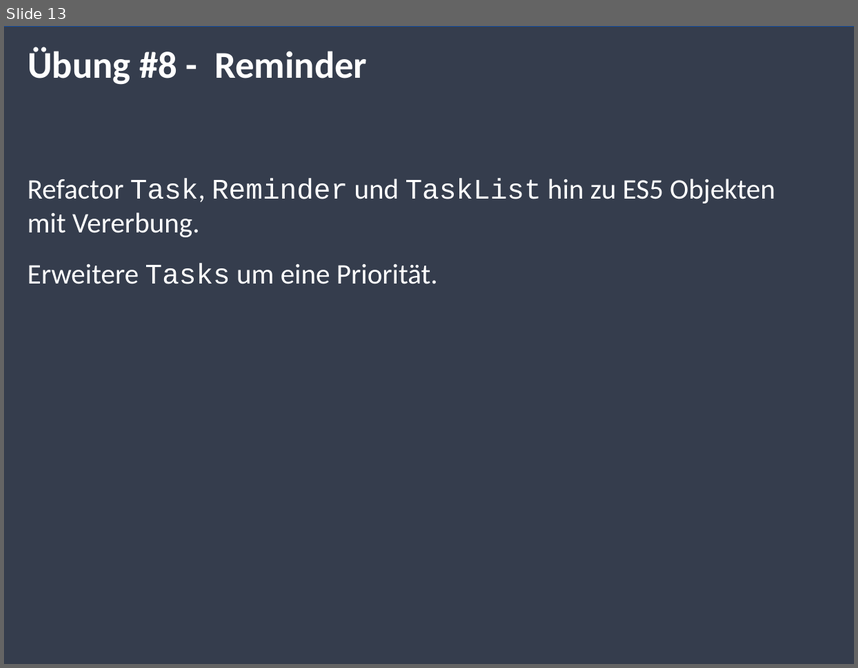
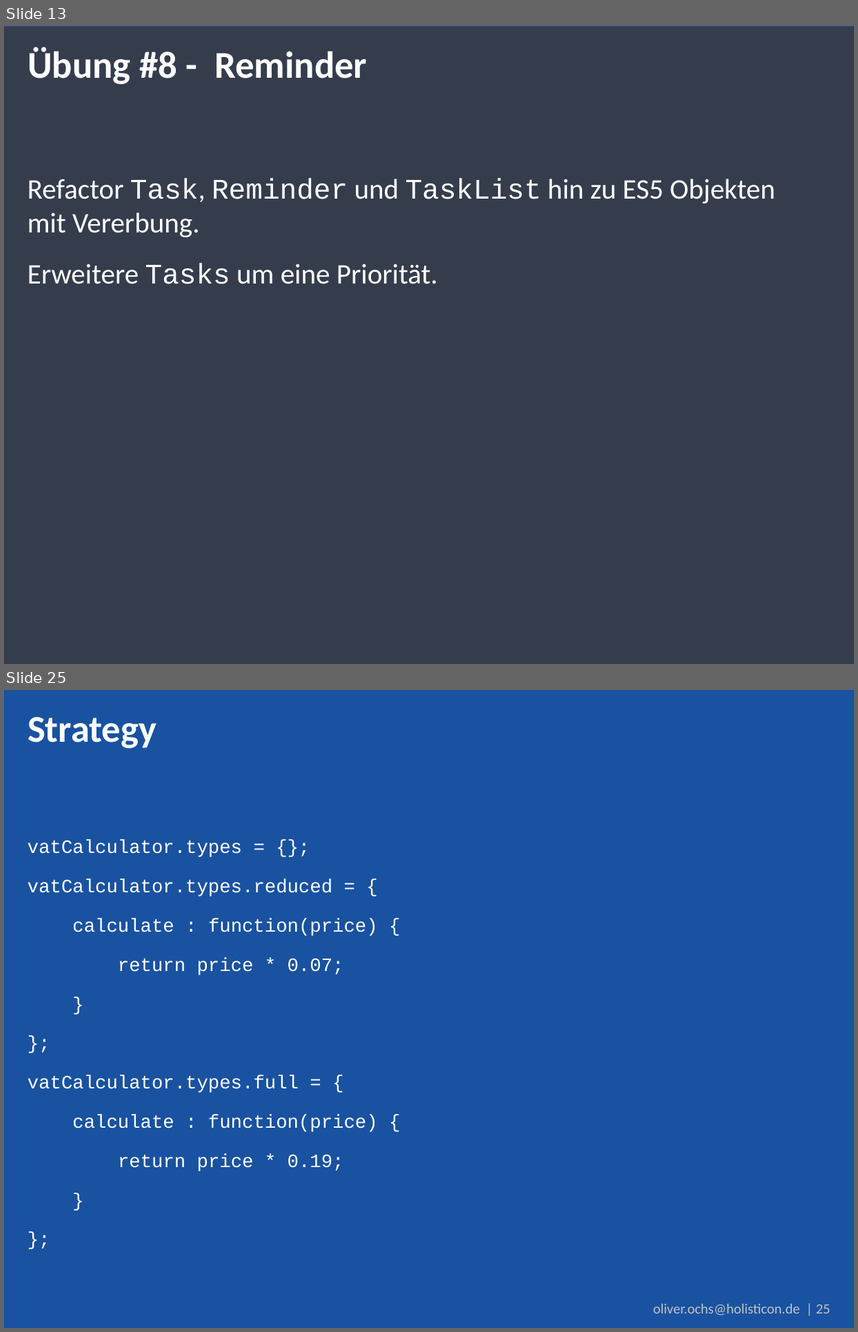
Before and after one commit to simonox/js-workshop, a slide deck: Tag 2.pptx. Shown one above the other, each under a label of ours: slide 13 before the commit, slides 13 and 25 after it; the slides between them are not shown. The pictures are 858x668 and 858x1332 pixels, drawn with LibreOffice and Linux fonts; fonts in the diff are those of the drawing; background and template pictures are left out. Boxes give left, top, right and bottom in pixels: in the first picture for what was removed or moved away, otherwise in the second. Text is boxed around its words. In the diff, an @@ line names an element or a change of style, - is before the commit and + after.

```diff
--- a/Tag 2.pptx
+++ b/Tag 2.pptx
@@ slide 25 added at bbox=[4, 690, 854, 1328], background #1952A0 @@
@@ title added at bbox=[27, 717, 156, 749], 32 pt, text #FFFFFF, bold @@
+Strategy
@@ text added at bbox=[27, 840, 378, 1171], 16 pt, text #FFFFFF @@
+vatCalculator.types = {};
+vatCalculator.types.reduced = {
+calculate : function(price) {
+return price * 0.07;
+}
+};
+vatCalculator.types.full = {
+calculate : function(price) {
+return price * 0.19;
+}
+};
@@ text added at bbox=[653, 1303, 831, 1315], 12 pt, text #C2C2C2 @@
+oliver.ochs@holisticon.de | 25
```
Also in this commit, not shown: 32 other slides added.
